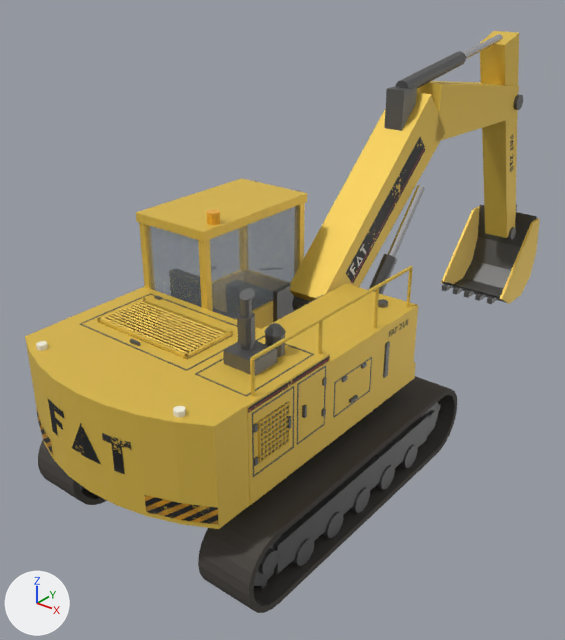
The Blender file models/excavator.blend as it was, and as the next commit left it.
The view is the same before and after, from a 50 mm camera at (4.9, -5.7, 5.54) aimed at (-0.57, 1.14, 1.29). Arrows for +X, +Y and +Z are at lower left; the lights stay in place. The picture after the commit comes second.

Objects in the first picture: 'Excavator_LOD1'.
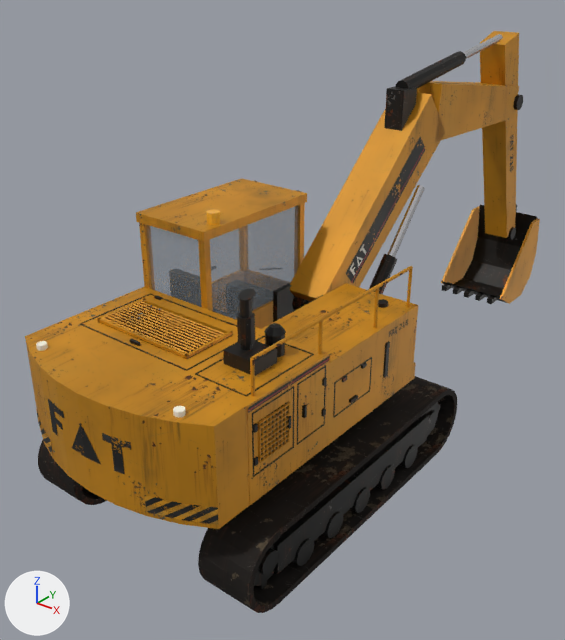
Edits to the scene script, one JSON object a line:
```json
{"op": "add", "block": "img_bm_track_steel_co_png", "code": ["img_bm_track_steel_co_png = load_image('bm_track_steel_co.png', '../textures/bm_track_steel_co.png', 1024, 1024, 'sRGB')"]}
{"op": "add", "block": "img_bm_steel_dark_co_png", "code": ["img_bm_steel_dark_co_png = load_image('bm_steel_dark_co.png', '../textures/bm_steel_dark_co.png', 1024, 1024, 'sRGB')"]}
{"op": "add", "block": "img_bm_paint_yellow_co_png", "code": ["img_bm_paint_yellow_co_png = load_image('bm_paint_yellow_co.png', '../textures/bm_paint_yellow_co.png', 1024, 1024, 'sRGB')"]}
{"op": "remove", "block": "mat_paint_yellow", "code": "mat_paint_yellow.base_color = (0.8, 0.55, 0.08)  # yellow #e7c450"}
{"op": "add", "block": "mat_paint_yellow", "code": "mat_paint_yellow.texture = img_bm_paint_yellow_co_png  # with its transparency"}
{"op": "remove", "block": "mat_steel_dark", "code": "mat_steel_dark.base_color = (0.16, 0.16, 0.16)  # grey #6f6f6f"}
{"op": "add", "block": "mat_steel_dark", "code": "mat_steel_dark.texture = img_bm_steel_dark_co_png  # with its transparency"}
{"op": "remove", "block": "mat_track_steel", "code": "mat_track_steel.base_color = (0.1, 0.09, 0.08)  # dark grey #595550"}
{"op": "add", "block": "mat_track_steel", "code": "mat_track_steel.texture = img_bm_track_steel_co_png  # with its transparency"}
```

Pixel boxes (x1, y1, x2, y2) of what changed, in the pictures (565 x 640 px):
```json
{"object": "Excavator_LOD1", "change": "surface changed", "before": [25, 31, 540, 613], "after": [25, 31, 540, 613], "on screen": "yellow to brown"}
```
